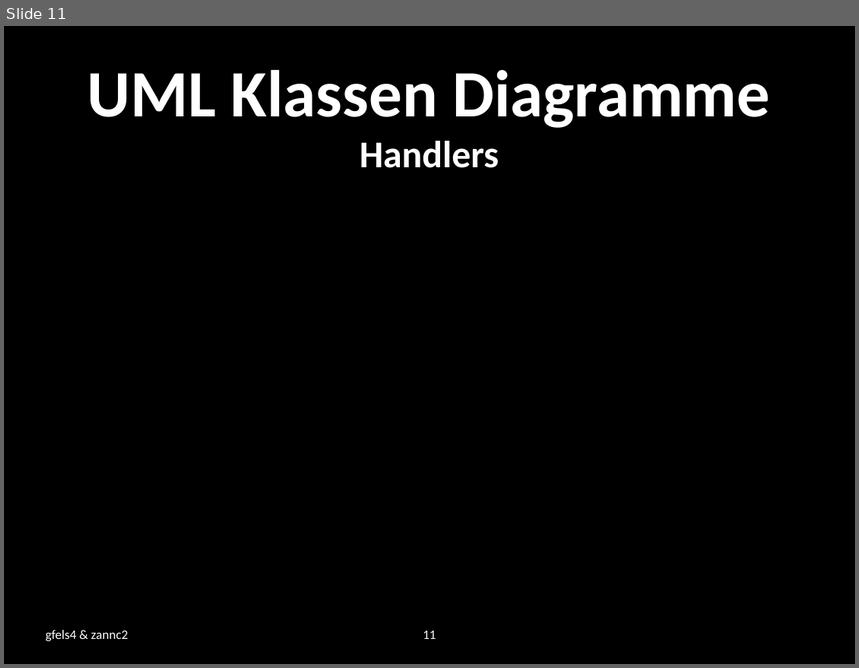
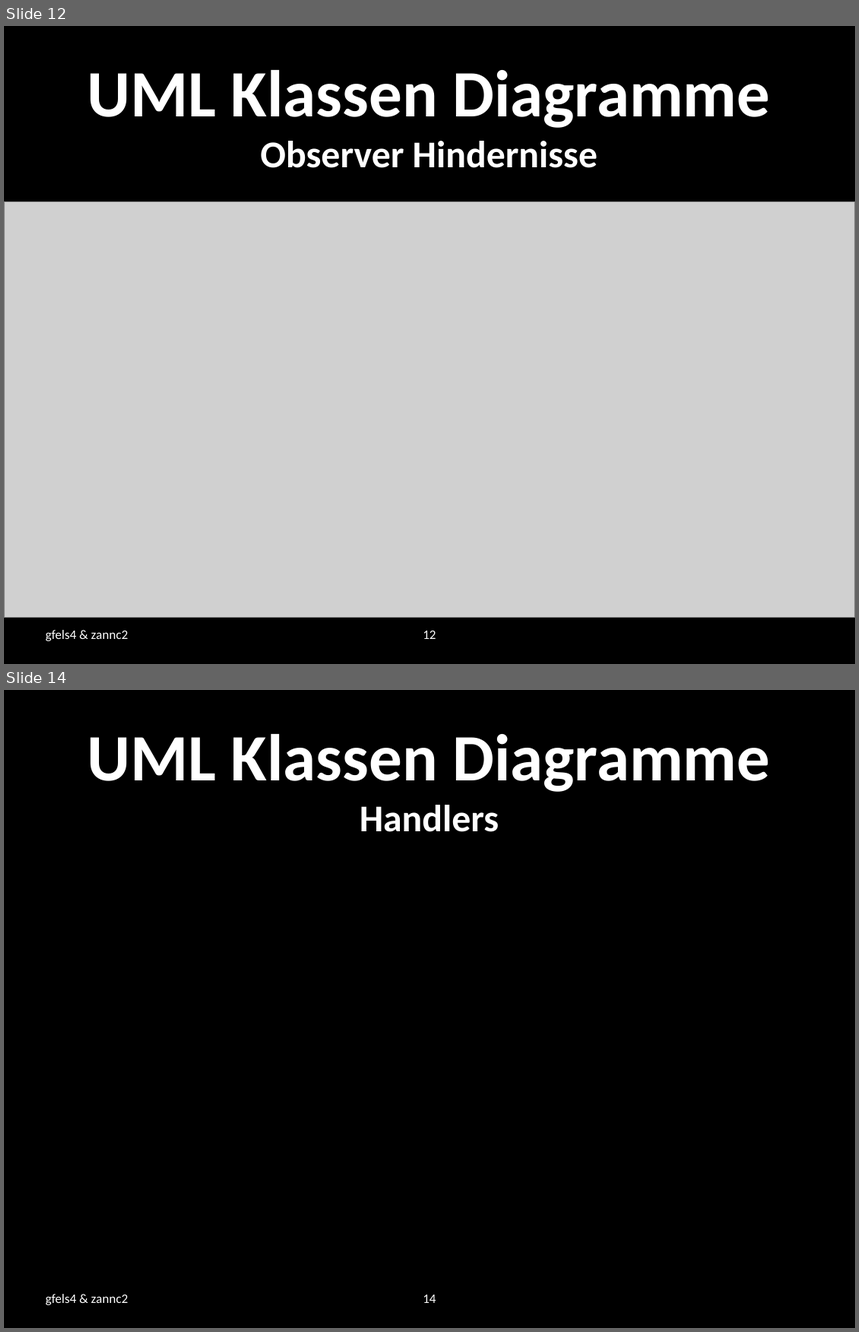
Before and after one commit to zannc2/SearchRobot, a slide deck: SearchRobot/doc/presentation.pptx. Shown one above the other, each under a label of ours: slide 11 before the commit, slides 12 and 14 after it; the slides between them are not shown. The pictures are 859x668 and 859x1332 pixels, drawn with LibreOffice and Linux fonts; fonts in the diff are those of the drawing; grey boxes stand for pictures; background and template pictures are left out. Boxes give left, top, right and bottom in pixels: in the first picture for what was removed or moved away, otherwise in the second. Text is boxed around its words. In the diff, an @@ line names an element or a change of style, - is before the commit and + after.

Commit message:
diverse Diagramme für Präsentation

```diff
--- a/SearchRobot/doc/presentation.pptx
+++ b/SearchRobot/doc/presentation.pptx
@@ slide 12 added at box(4, 26, 855, 664), background picture (left out) @@
@@ title added at box(88, 70, 770, 168), 56 pt, text #FFFFFF, bold @@
+UML Klassen Diagramme
+Observer Hindernisse
@@ picture added at box(4, 202, 855, 617) @@
@@ text added at box(46, 630, 129, 642), 11 pt, text #FFFFFF @@
+gfels4 & zannc2
@@ page number added at box(423, 631, 436, 639), 11 pt, text #FFFFFF @@
+12
@@ what was slide 11 is now slide 14 @@
@@ page number at box(423, 1295, 436, 1303): text changed @@
-11
+14
```
Also in this commit, not shown: 1 slide changed, 5 other slides added, 29 other files.
